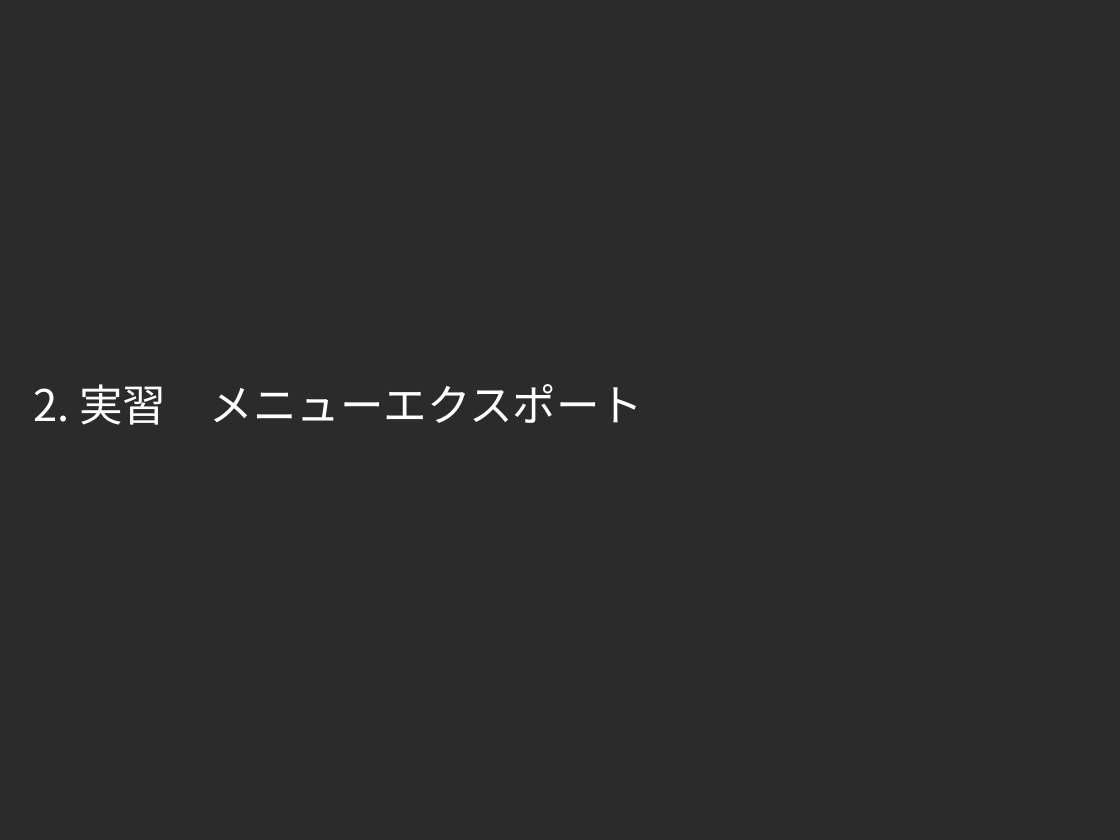
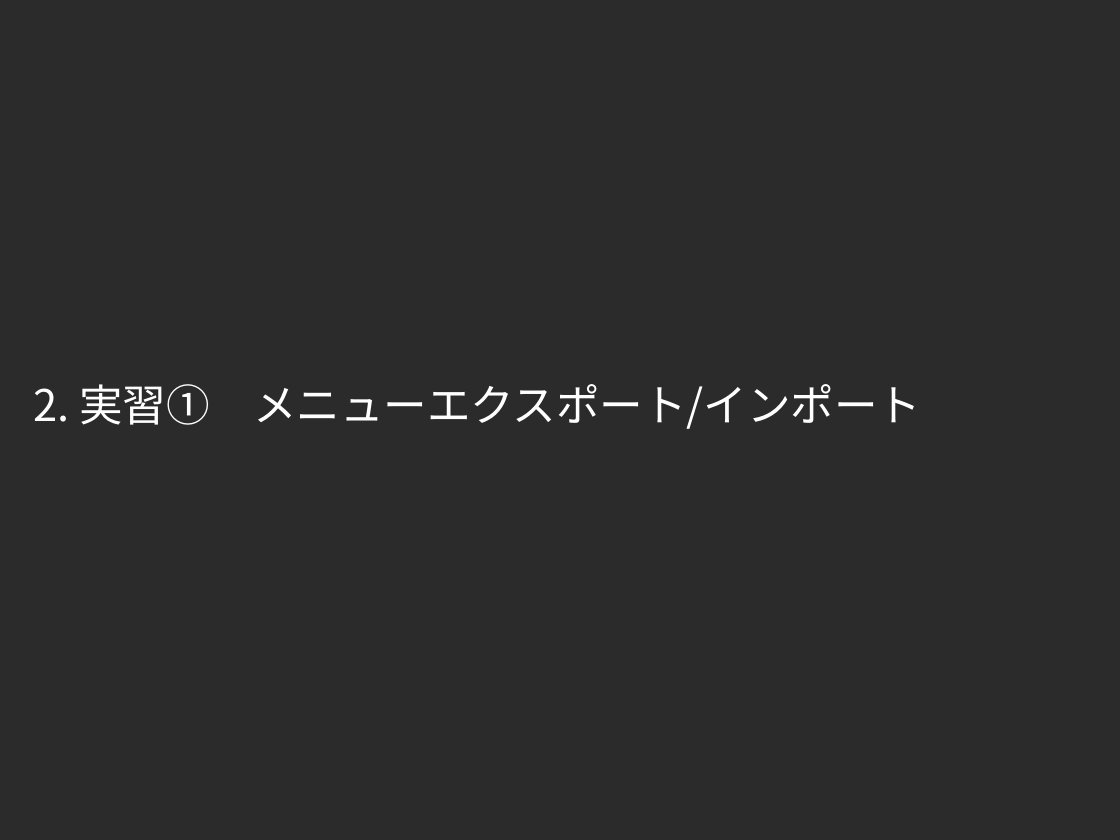
Before and after one commit to exastro-suite/it-automation-docs, a slide deck: slide 5 of asset/Learn_ja/ITA-export-import_ja_practice.pptx (slide 6 before the commit). Drawn at 1120x840 pixels with LibreOffice and Linux fonts; fonts in the diff are those of the drawing; background and template pictures are left out; a plain dark background stands for a picture behind light text. Boxes give left, top, right and bottom in pixels: in the first picture for what was removed or moved away, otherwise in the second. Text is boxed around its words. In the diff, an @@ line names an element or a change of style, - is before the commit and + after.

```diff
--- a/asset/Learn_ja/ITA-export-import_ja_practice.pptx
+++ b/asset/Learn_ja/ITA-export-import_ja_practice.pptx
@@ title at (x1=33, y1=384, x2=921, y2=429): text changed @@
-2. 実習 メニューエクスポート
+2. 実習① メニューエクスポート/インポート
```
Also in this commit, not shown: 15 other slides changed, 12 slides added, 4 other files.
